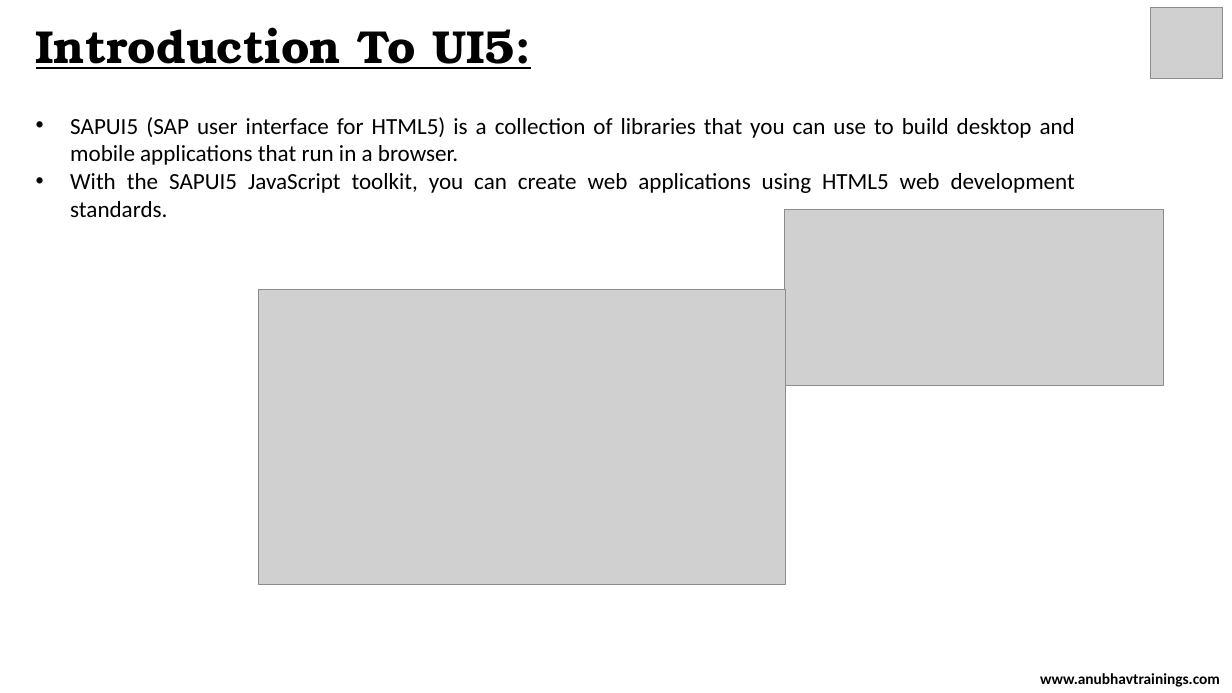
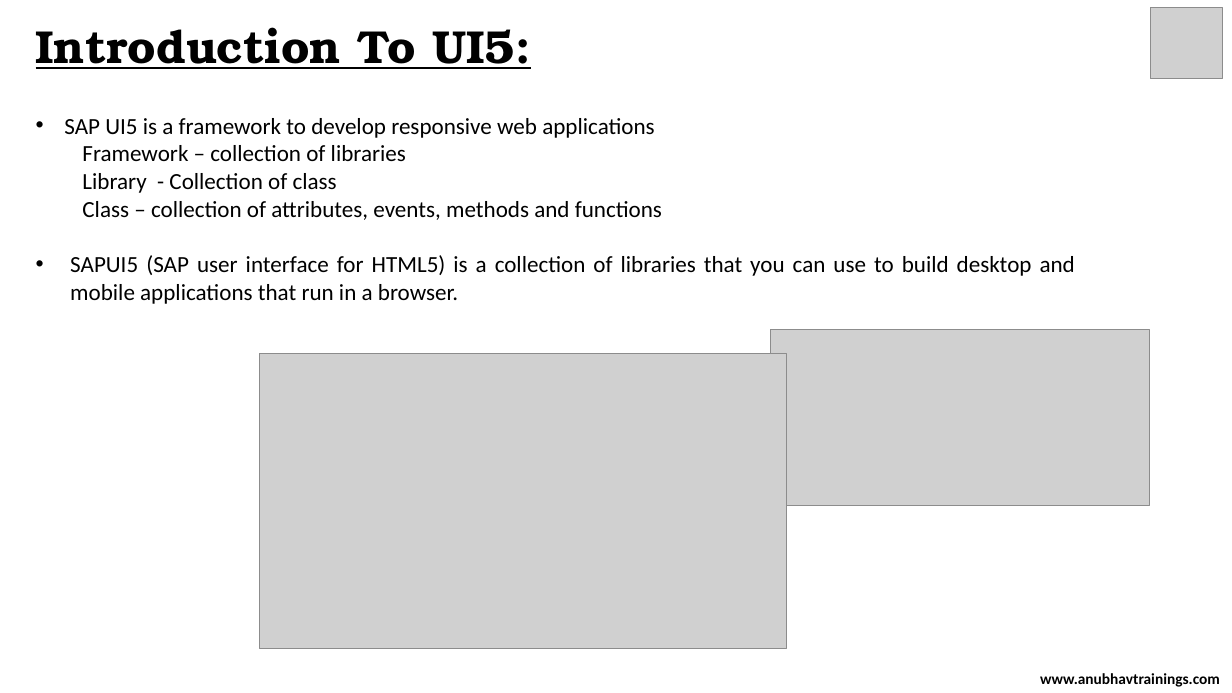
Before and after one commit to soyuztechnologies/HPC_Training, a slide deck: slide 1 of Day 0/Day 0.pptx. Drawn at 1232x693 pixels with LibreOffice and Linux fonts; fonts in the diff are those of the drawing; grey boxes stand for pictures. Boxes give left, top, right and bottom in pixels: in the first picture for what was removed or moved away, otherwise in the second. Text is boxed around its words. In the diff, an @@ line names an element or a change of style, - is before the commit and + after.

Commit message:
Addition of Day0

```diff
--- a/Day 0/Day 0.pptx
+++ b/Day 0/Day 0.pptx
@@ text at [64, 118, 662, 220]: paragraphs added @@
+• SAP UI5 is a framework to develop responsive web applications
+Framework – collection of libraries
+Library - Collection of class
+Class – collection of attributes, events, methods and functions
@@ text at [70, 173, 1075, 217]: paragraph removed @@
-• With the SAPUI5 JavaScript toolkit, you can create web applications using HTML5 web development standards.
@@ picture: place and size @@
-picture at [258, 289, 786, 585]
+picture at [259, 353, 787, 649]
@@ picture: place and size @@
-picture at [785, 210, 1165, 385]
+picture at [771, 330, 1151, 506]
```
